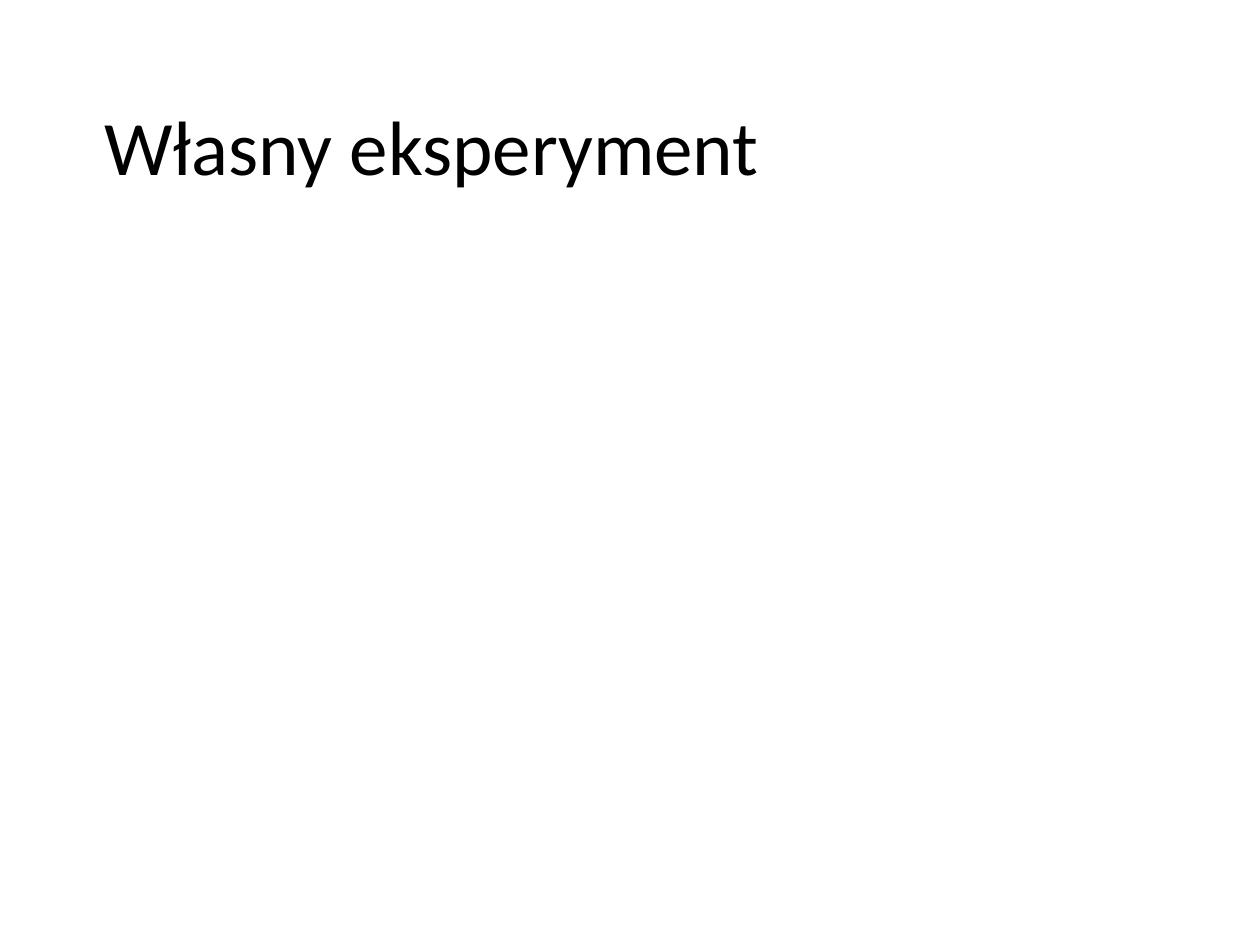
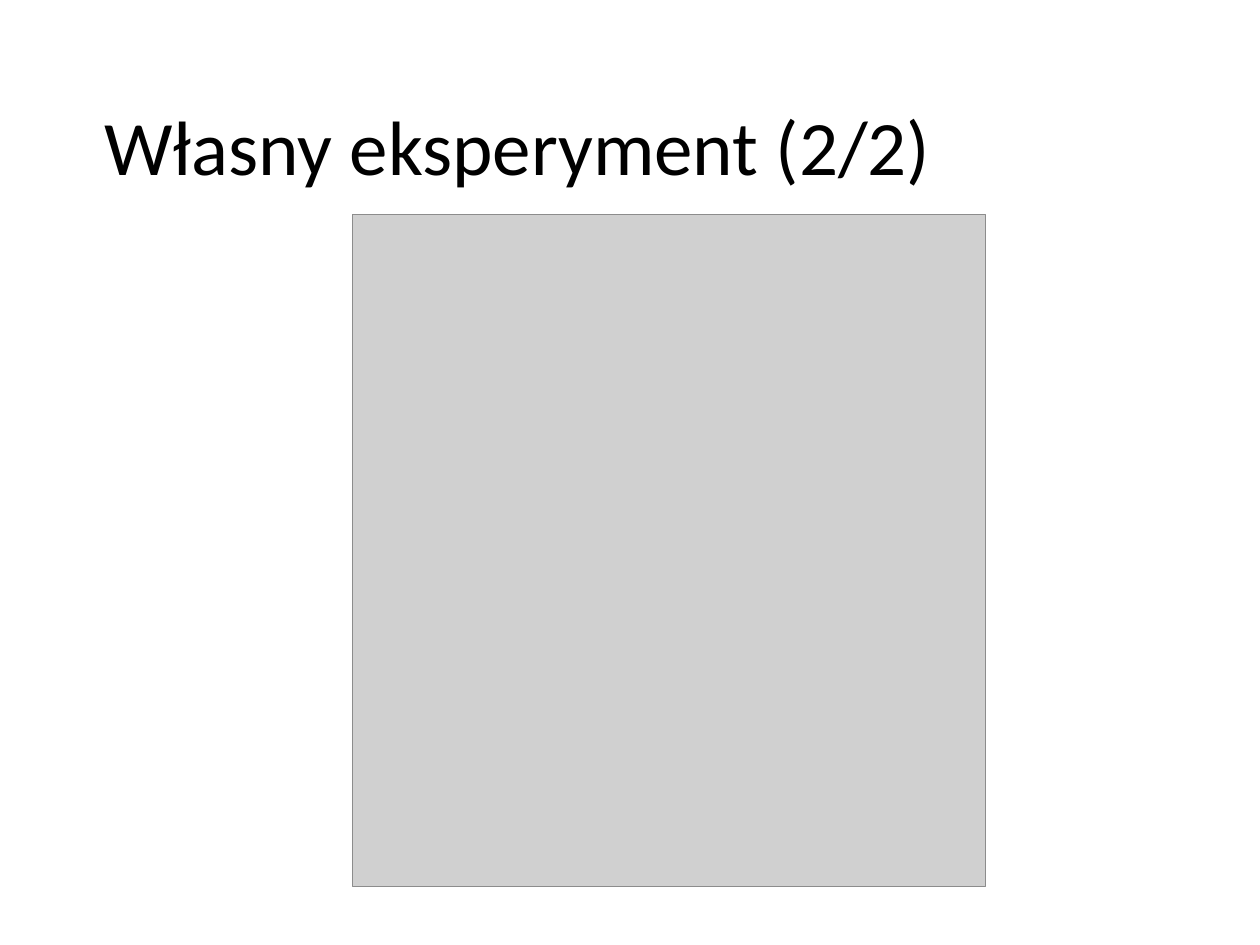
Before and after one commit to KyattPL/masters-backup, a slide deck: slide 8 of Seminarium Dyplomowe/Seminarium dyplomowe - prezka 2.pptx. Drawn at 1260x945 pixels with LibreOffice and Linux fonts; fonts in the diff are those of the drawing; grey boxes stand for pictures; background and template pictures are left out. Boxes give left, top, right and bottom in pixels: in the first picture for what was removed or moved away, otherwise in the second. Text is boxed around its words. In the diff, an @@ line names an element or a change of style, - is before the commit and + after.

```diff
--- a/Seminarium Dyplomowe/Seminarium dyplomowe - prezka 2.pptx
+++ b/Seminarium Dyplomowe/Seminarium dyplomowe - prezka 2.pptx
@@ text at [104,119,930,188]: text changed @@
-Własny eksperyment
+Własny eksperyment (2/2)
@@ picture added at [353,214,987,886] @@
```
Also in this commit, not shown: 6 other slides changed, 4 slides added, 4 slides removed, 1 other file.
